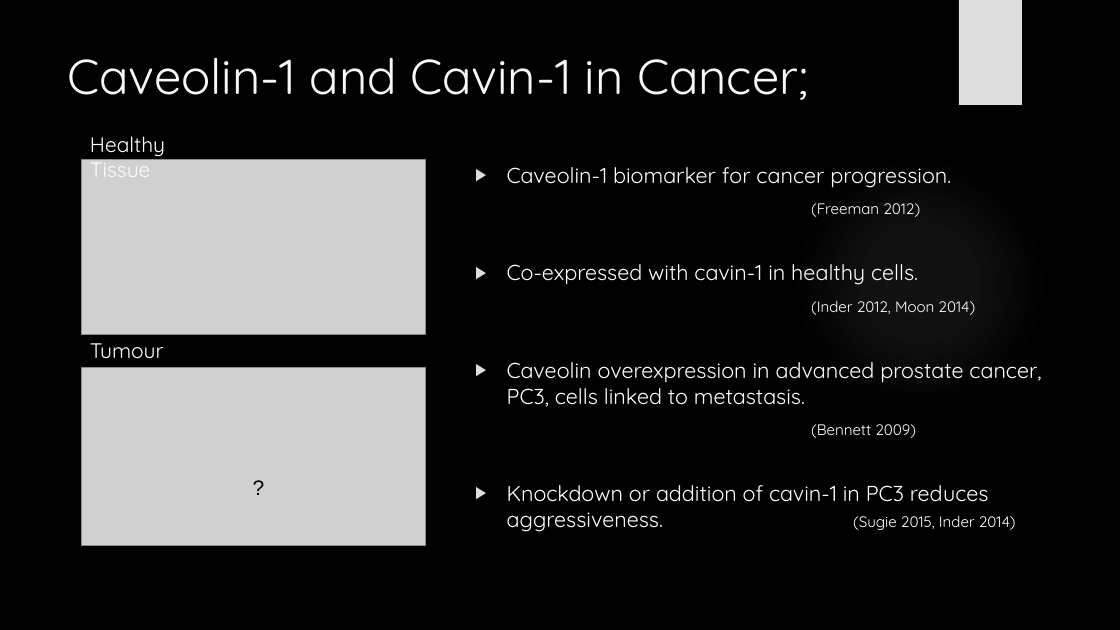
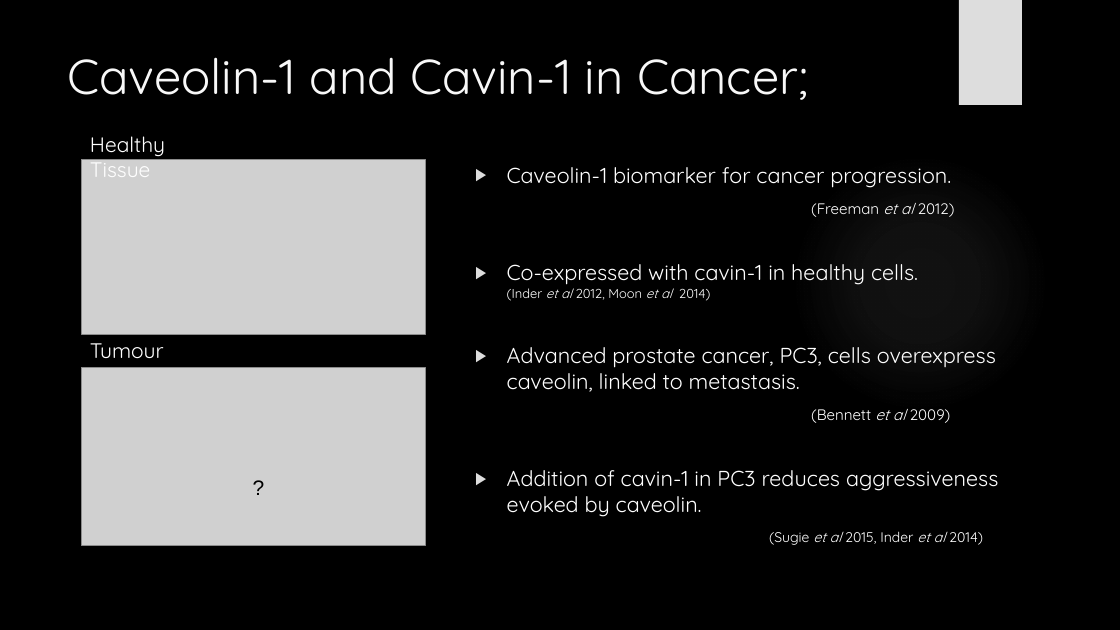
Before and after one commit to HarleyRobinson/Honours2, a slide deck: slide 3 of SeminarSlidesAgain.pptx. Drawn at 1120x630 pixels with LibreOffice and Linux fonts; fonts in the diff are those of the drawing; grey boxes stand for pictures; background and template pictures are left out. Boxes give left, top, right and bottom in pixels: in the first picture for what was removed or moved away, otherwise in the second. Text is boxed around its words. In the diff, an @@ line names an element or a change of style, - is before the commit and + after.

```diff
--- a/SeminarSlidesAgain.pptx
+++ b/SeminarSlidesAgain.pptx
@@ text at (x1=507, y1=203, x2=998, y2=545): text changed @@
-                (Freeman 2012)
-▶ Co-expressed with cavin-1 in healthy cells.
-                (Inder 2012, Moon 2014)
-▶ Caveolin overexpression in advanced prostate cancer, PC3, cells linked to metastasis.
-                (Bennett 2009)
-▶ Knockdown or addition of cavin-1 in PC3 reduces aggressiveness. (Sugie 2015, Inder 2014)
+                (Freeman et al 2012)
+▶ Co-expressed with cavin-1 in healthy cells. (Inder et al 2012, Moon et al 2014)
+▶ Advanced prostate cancer, PC3, cells overexpress caveolin, linked to metastasis.
+                (Bennett et al 2009)
+▶ Addition of cavin-1 in PC3 reduces aggressiveness evoked by caveolin.
+  (Sugie et al 2015, Inder et al 2014)
```
Also in this commit, not shown: 15 other slides changed, 4 slides added, 20 other files.
